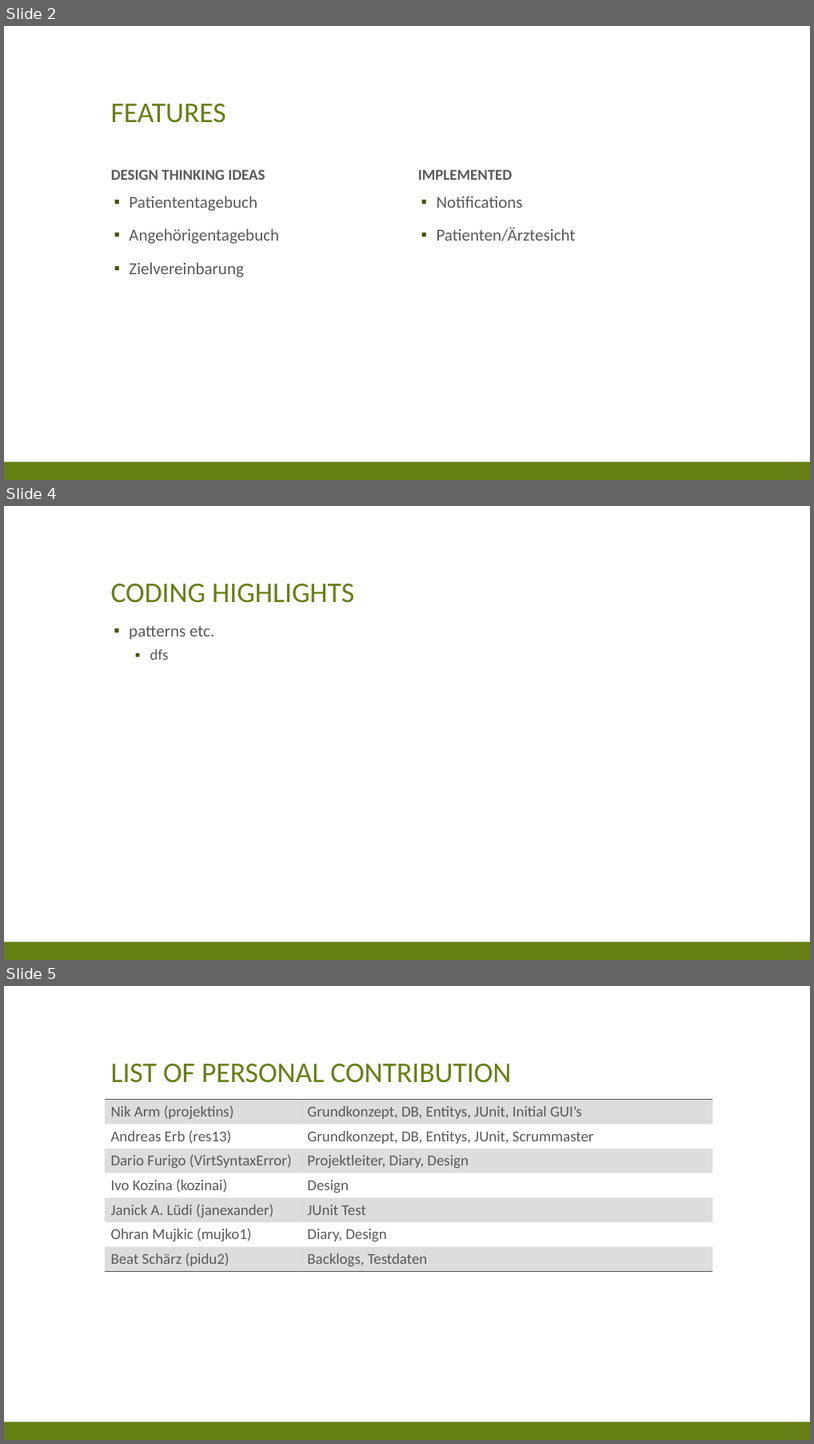
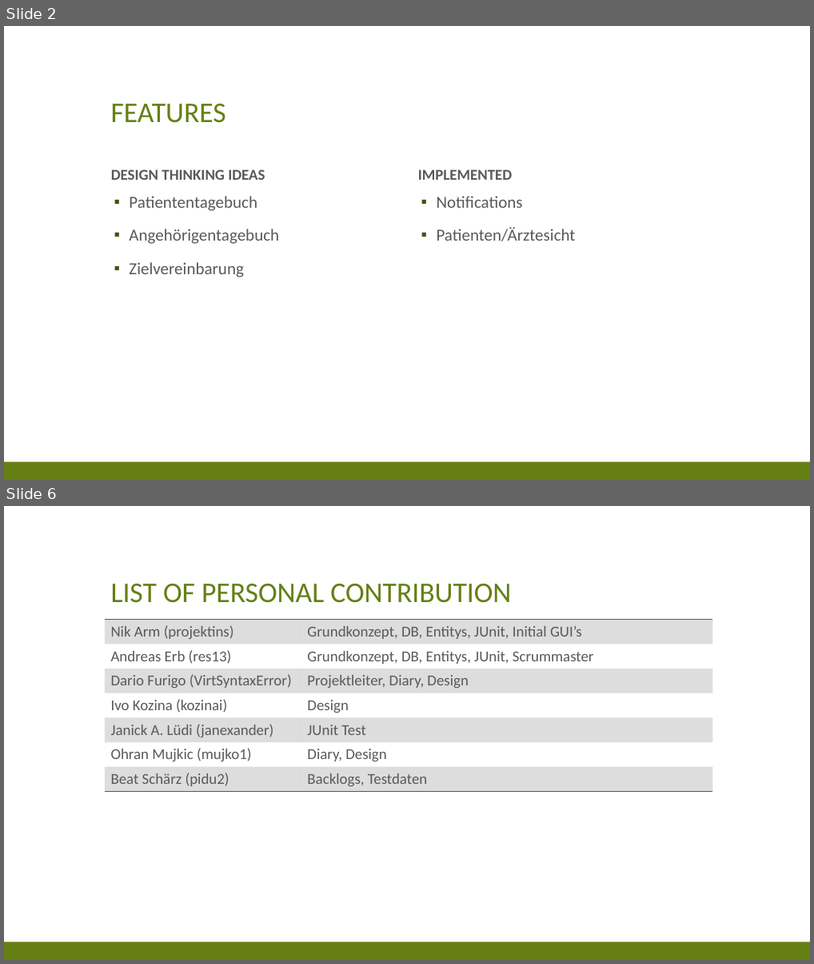
Before and after one commit to res13/ch.bfh.bti7081.s2018.white, a slide deck: doc/task09/FinalPresentation.pptx. Shown one above the other, each under a label of ours: slides 2, 4 and 5 before the commit, slides 2 and 6 after it; the slides between them are not shown. The pictures are 814x1444 and 814x964 pixels, drawn with LibreOffice and Linux fonts; fonts in the diff are those of the drawing. Boxes give left, top, right and bottom in pixels: in the first picture for what was removed or moved away, otherwise in the second. Text is boxed around its words. In the diff, an @@ line names an element or a change of style, - is before the commit and + after.

```diff
--- a/doc/task09/FinalPresentation.pptx
+++ b/doc/task09/FinalPresentation.pptx
@@ slide 4 removed at (x1=4, y1=506, x2=810, y2=960), background #FFFFFF; not listed: 1 template element that a slide beside it also shows @@
@@ title removed at (x1=111, y1=584, x2=354, y2=603) @@
-CODING HIGHLIGHTS
@@ text removed at (x1=129, y1=625, x2=214, y2=660) @@
-▪ patterns etc.
-  ▪ dfs
@@ what was slide 5 is now slide 6 @@
```
Also in this commit, not shown: 3 slides added, 1 other slide removed.
